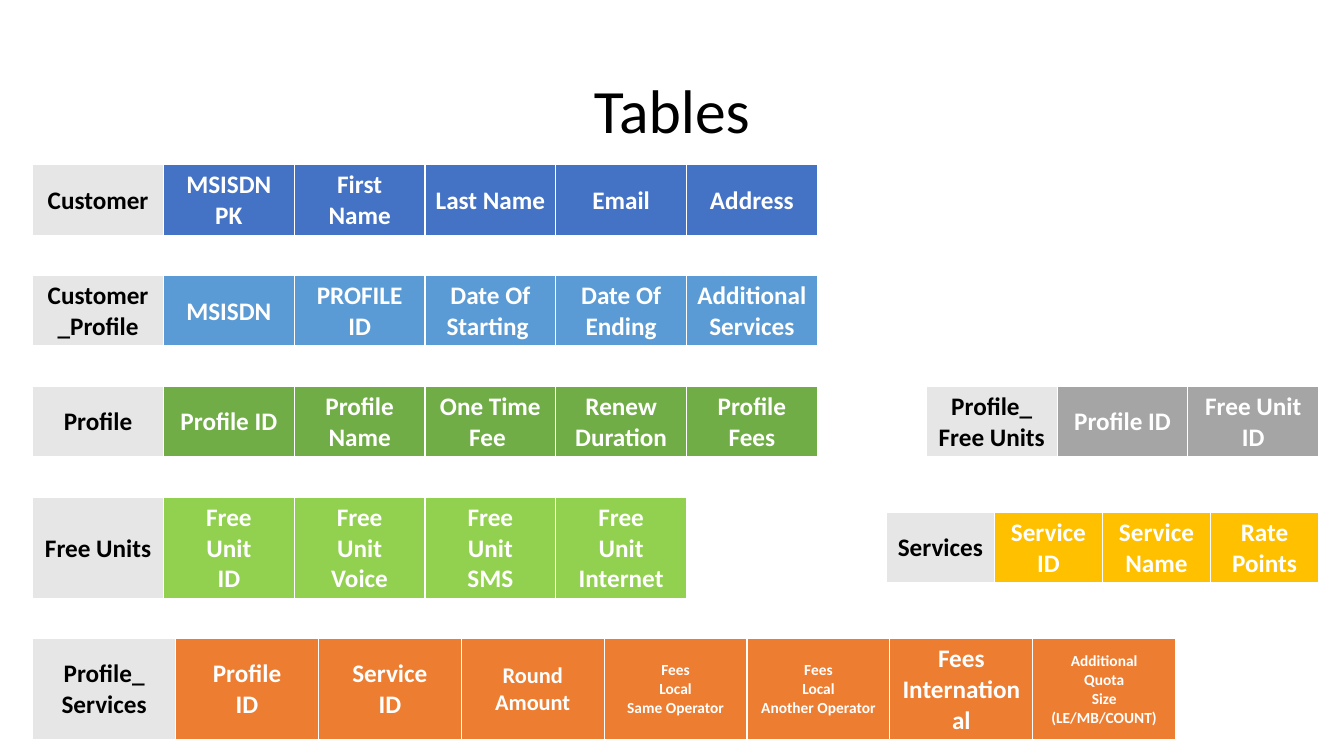
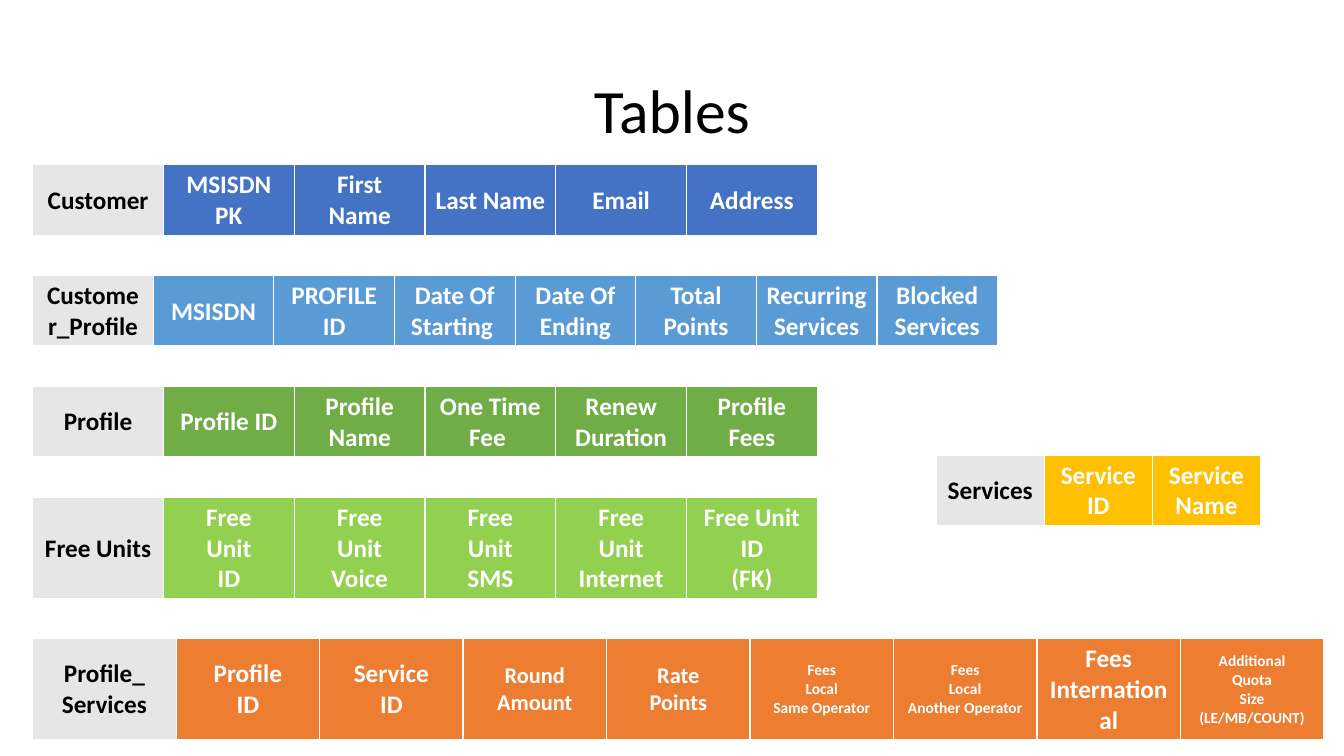
Before and after one commit to qazs13/Billing-Project, a slide deck: slide 5 of Database Documentation/Database Documentation.pptx. Drawn at 1344x756 pixels with LibreOffice and Linux fonts; fonts in the diff are those of the drawing. Boxes give left, top, right and bottom in pixels: in the first picture for what was removed or moved away, otherwise in the second. Text is boxed around its words. In the diff, an @@ line names an element or a change of style, - is before the commit and + after.

```diff
--- a/Database Documentation/Database Documentation.pptx
+++ b/Database Documentation/Database Documentation.pptx
@@ table at (32, 275, 1000, 717) @@
-column 6: Additional Services
+column 6: Total / Points
+column 7: Recurring Services
+column 8: Blocked / Services
@@ table: place and size @@
-table at (32, 275, 819, 346)
+table at (32, 275, 1000, 717)
@@ table removed at (927, 386, 1320, 576), 1 rows, 3 columns @@
-Profile_ / Free Units | Profile ID | Free Unit ID
@@ table at (937, 455, 1260, 525) @@
-column 4: Rate / Points
@@ table: place and size @@
-table at (886, 512, 1318, 583)
+table at (937, 455, 1260, 525)
@@ table at (32, 497, 819, 717) @@
+column 6: Free Unit ID / (FK)
@@ table: place and size @@
-table at (32, 497, 688, 598)
+table at (32, 497, 819, 717)
@@ table at (32, 638, 1321, 739) @@
+column 5: Rate / Points
@@ table: place and size @@
-table at (32, 638, 1178, 739)
+table at (32, 638, 1321, 739)
```
Also in this commit, not shown: 1 other file.
